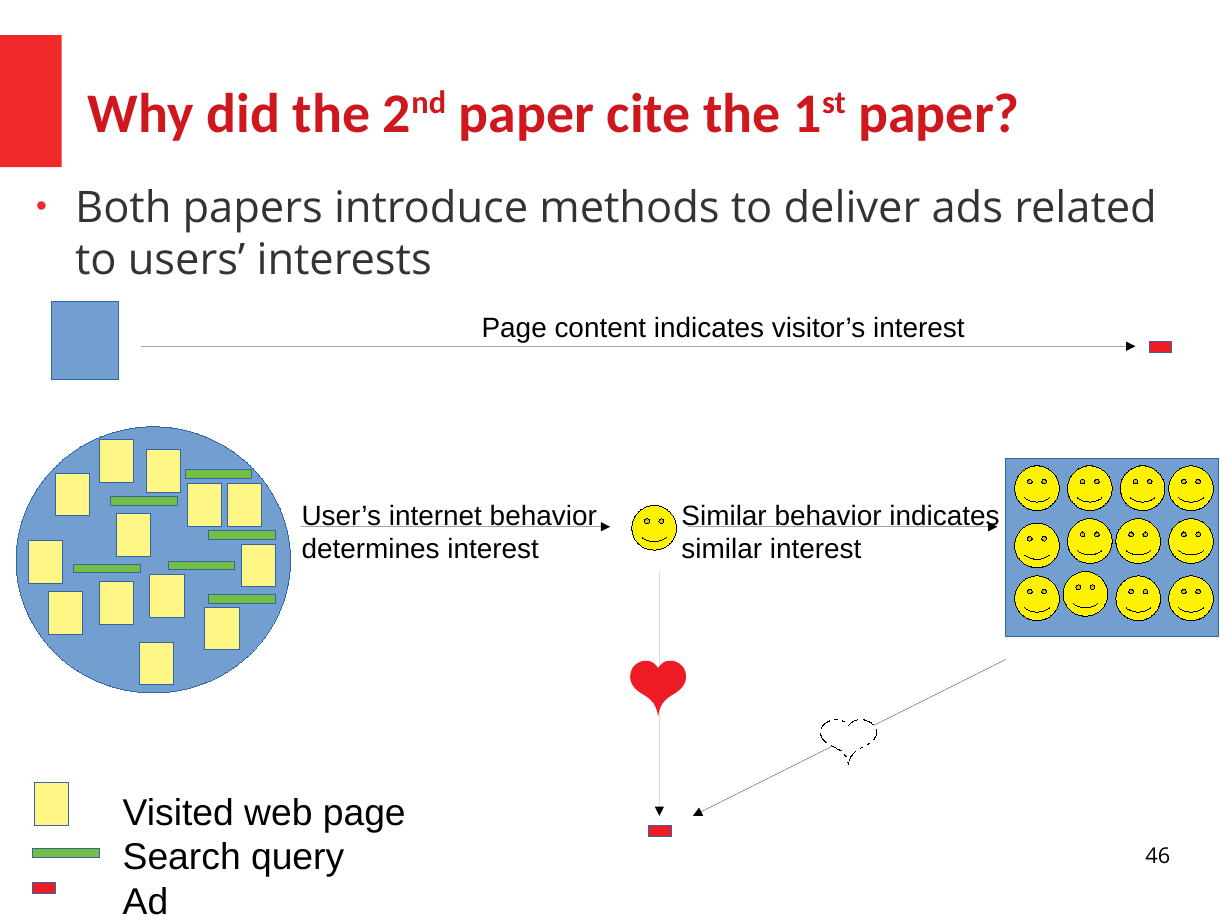
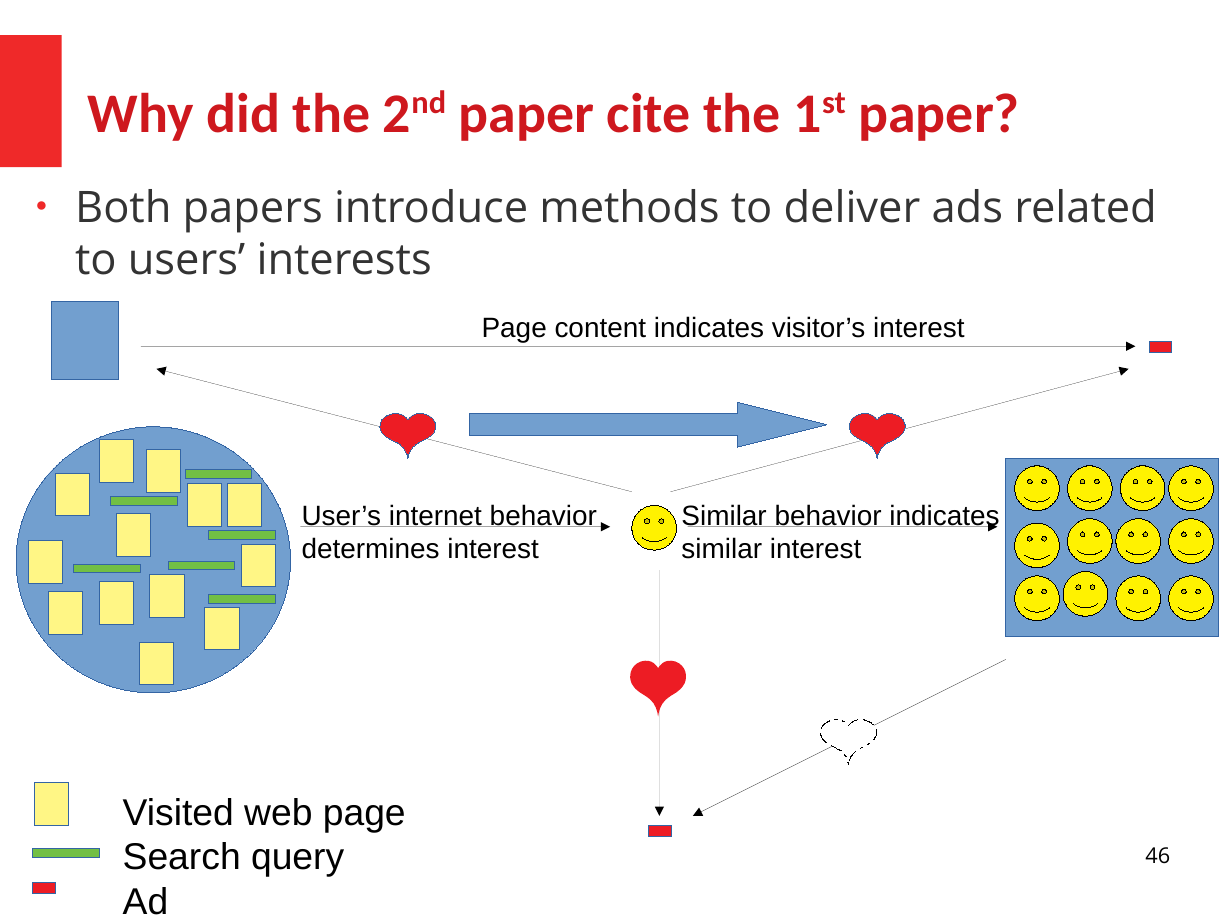
Before and after one commit to HussamHallak/cs834-f17, a slide deck: slide 46 of assignments/P4/P4.odp. Drawn at 1232x924 pixels with LibreOffice and Linux fonts; fonts in the diff are those of the drawing. Boxes give left, top, right and bottom in pixels: in the first picture for what was removed or moved away, otherwise in the second. Text is boxed around its words. In the diff, an @@ line names an element or a change of style, - is before the commit and + after.

```diff
--- a/assignments/P4/P4.odp
+++ b/assignments/P4/P4.odp
@@ arrow added from (632, 492) to (157, 369), #000000 0 pt @@
@@ arrow added from (671, 492) to (1129, 369), #000000 0 pt @@
@@ freeform shape added at box(380, 414, 436, 458), fill #ED1C24, outline #3465A4 0 pt @@
@@ right arrow added at box(470, 402, 827, 447), fill #729FCF, outline #3465A4 0 pt @@
@@ freeform shape added at box(850, 414, 906, 458), fill #ED1C24, outline #3465A4 0 pt @@
```
Also in this commit, not shown: 4 other slides changed, 1 other file.
